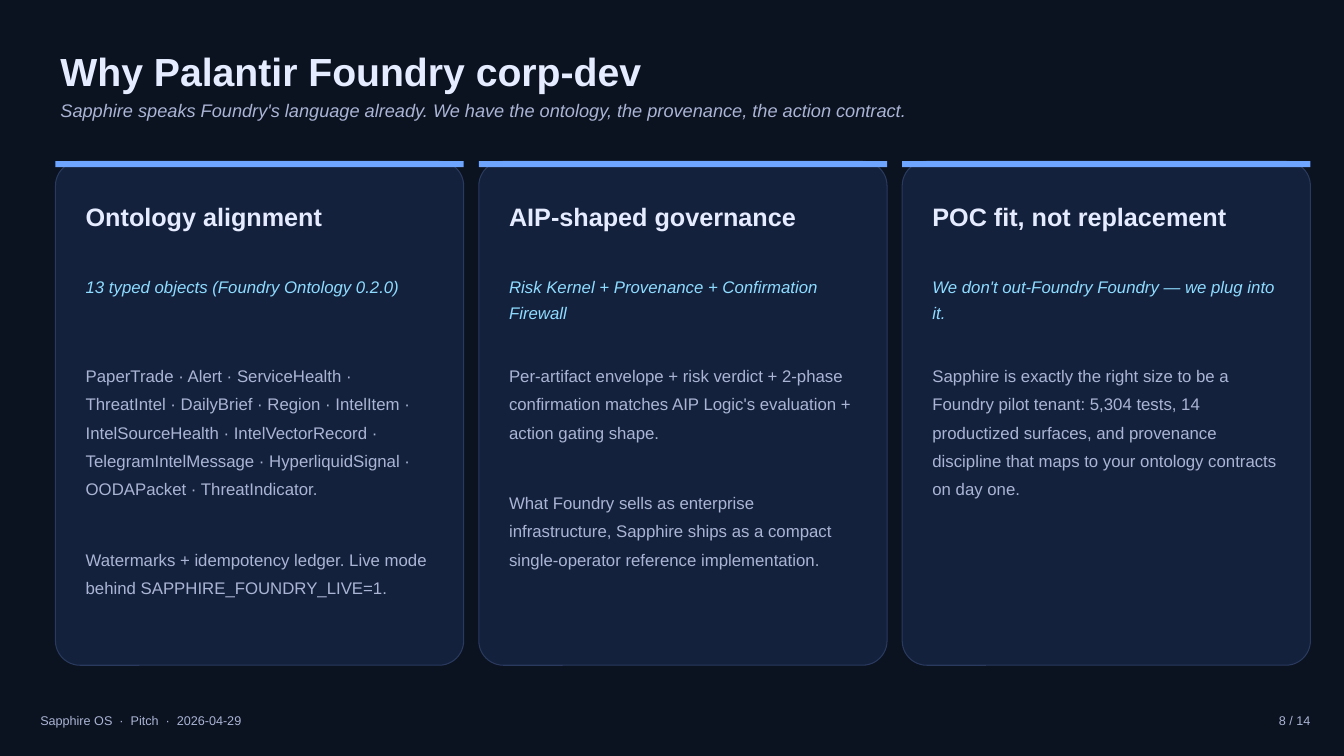
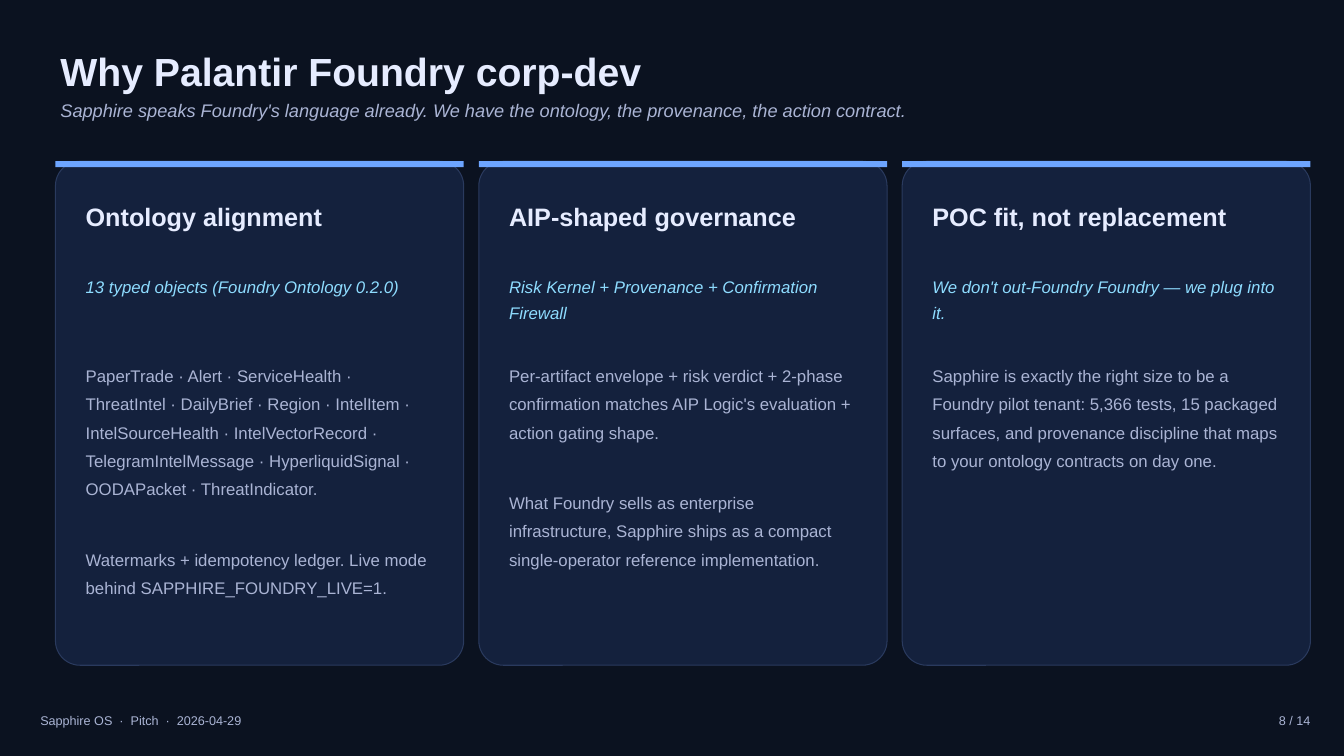
Before and after one commit to arigatoexpress/Sapphire, a slide deck: slide 8 of docs/diligence/sapphire-pitch-deck-2026-04-29.pptx. Drawn at 1344x756 pixels with LibreOffice and Linux fonts; fonts in the diff are those of the drawing. Boxes give left, top, right and bottom in pixels: in the first picture for what was removed or moved away, otherwise in the second. Text is boxed around its words. In the diff, an @@ line names an element or a change of style, - is before the commit and + after.

Commit message:
fix(diligence): repair pitch deck generator provenance [skip ci]

```diff
--- a/docs/diligence/sapphire-pitch-deck-2026-04-29.pptx
+++ b/docs/diligence/sapphire-pitch-deck-2026-04-29.pptx
@@ text at <box>932,370,1277,471</box>: text changed @@
-Sapphire is exactly the right size to be a Foundry pilot tenant: 5,304 tests, 14 productized surfaces, and provenance discipline that maps to your ontology contracts on day one.
+Sapphire is exactly the right size to be a Foundry pilot tenant: 5,366 tests, 15 packaged surfaces, and provenance discipline that maps to your ontology contracts on day one.
```
Also in this commit, not shown: 6 other slides changed, 4 other files.
